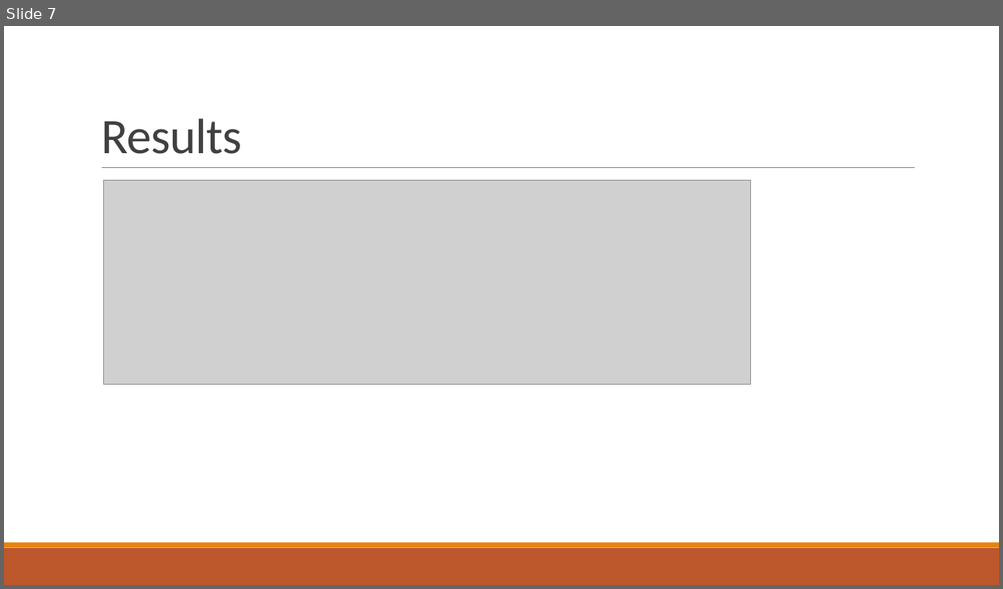
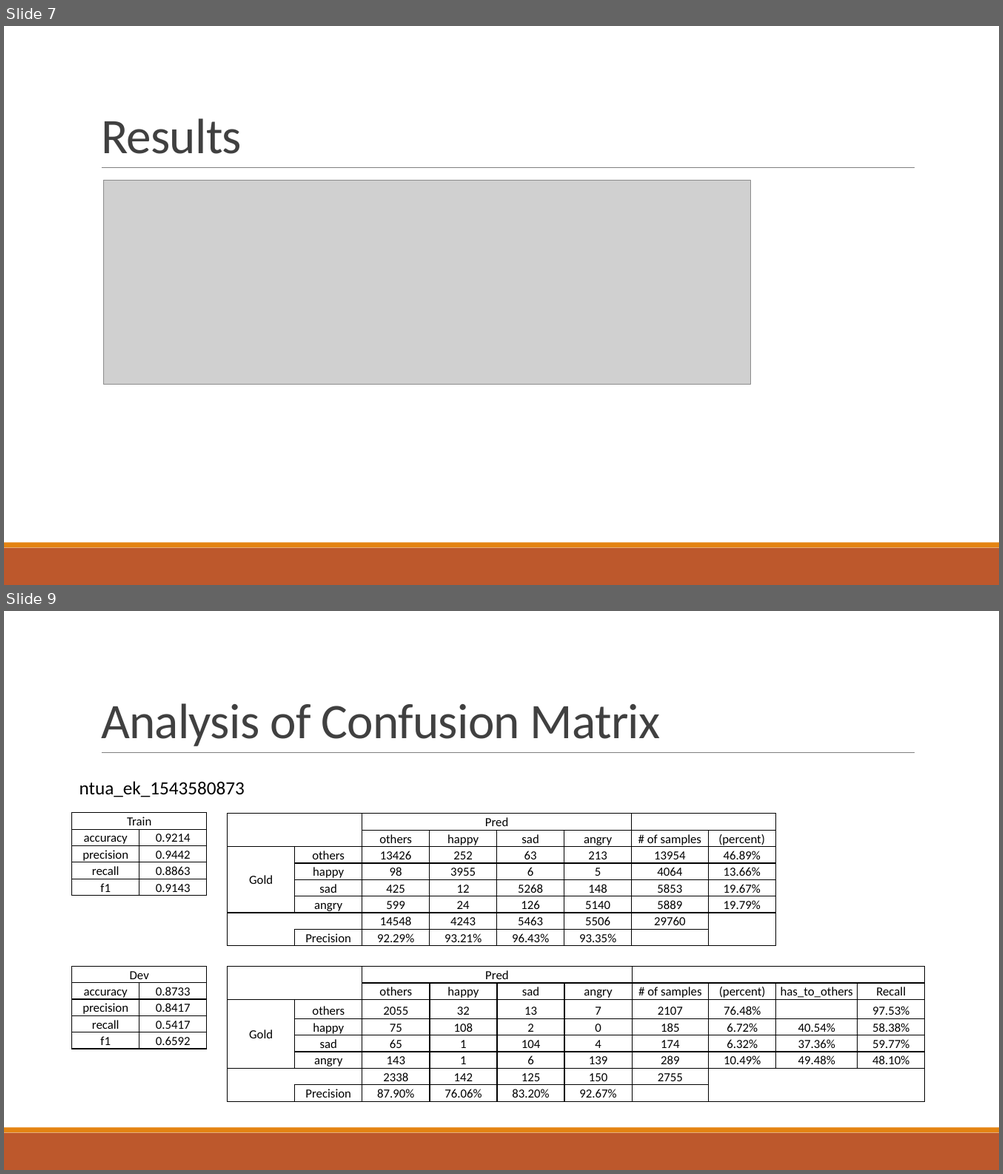
Before and after one commit to liangxh/grad, a slide deck: [实验报告] SemEval2019 task3.pptx. Shown one above the other, each under a label of ours: slide 7 before the commit, slides 7 and 9 after it; the slides between them are not shown. The pictures are 1003x589 and 1003x1174 pixels, drawn with LibreOffice and Linux fonts; fonts in the diff are those of the drawing; grey boxes stand for pictures. Boxes give left, top, right and bottom in pixels: in the first picture for what was removed or moved away, otherwise in the second. Text is boxed around its words. In the diff, an @@ line names an element or a change of style, - is before the commit and + after.

```diff
--- a/[实验报告] SemEval2019 task3.pptx
+++ b/[实验报告] SemEval2019 task3.pptx
@@ slide 9 added at [4,611,999,1170], background #FFFFFF; not listed: 3 template elements that a slide beside it also shows @@
@@ title added at [101,703,660,746], 48 pt, text #404040 @@
+Analysis of Confusion Matrix
@@ text added at [79,781,244,797], 18 pt, text #000000 @@
+ntua_ek_1543580873
@@ table added at [72,813,206,896], 5 rows, 2 columns @@
+Train | 
+accuracy | 0.9214
+precision | 0.9442
+recall | 0.8863
+f1 | 0.9143
@@ table added at [227,814,774,947], 8 rows, 8 columns @@
+ |  | Pred |  |  |  |  | 
+ |  | others | happy | sad | angry | # of samples | (percent)
+Gold | others | 13426 | 252 | 63 | 213 | 13954 | 46.89%
+ | happy | 98 | 3955 | 6 | 5 | 4064 | 13.66%
+ | sad | 425 | 12 | 5268 | 148 | 5853 | 19.67%
+ | angry | 599 | 24 | 126 | 5140 | 5889 | 19.79%
+ |  | 14548 | 4243 | 5463 | 5506 | 29760 | 
+ | Precision | 92.29% | 93.21% | 96.43% | 93.35% |  | 
@@ table added at [72,967,206,1052], 5 rows, 2 columns @@
+Dev | 
+accuracy | 0.8733
+precision | 0.8417
+recall | 0.5417
+f1 | 0.6592
@@ table added at [227,967,922,1101], 8 rows, 10 columns @@
+ |  | Pred |  |  |  |  |  |  | 
+ |  | others | happy | sad | angry | # of samples | (percent) | has_to_others | Recall
+Gold | others | 2055 | 32 | 13 | 7 | 2107 | 76.48% |  | 97.53%
+ | happy | 75 | 108 | 2 | 0 | 185 | 6.72% | 40.54% | 58.38%
+ | sad | 65 | 1 | 104 | 4 | 174 | 6.32% | 37.36% | 59.77%
+ | angry | 143 | 1 | 6 | 139 | 289 | 10.49% | 49.48% | 48.10%
+ |  | 2338 | 142 | 125 | 150 | 2755 |  |  | 
+ | Precision | 87.90% | 76.06% | 83.20% | 92.67% |  |  |  | 
```
Also in this commit, not shown: 1 other slide added, 3 other files.
